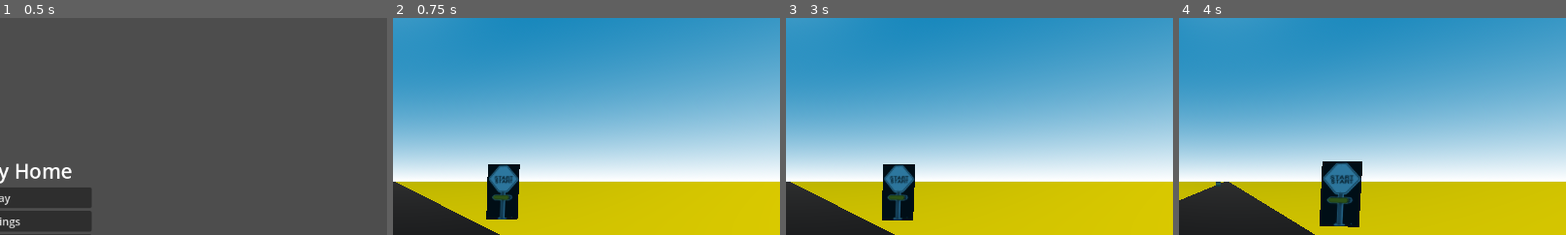
Above: before the commit, frames 1-4 (left to right).
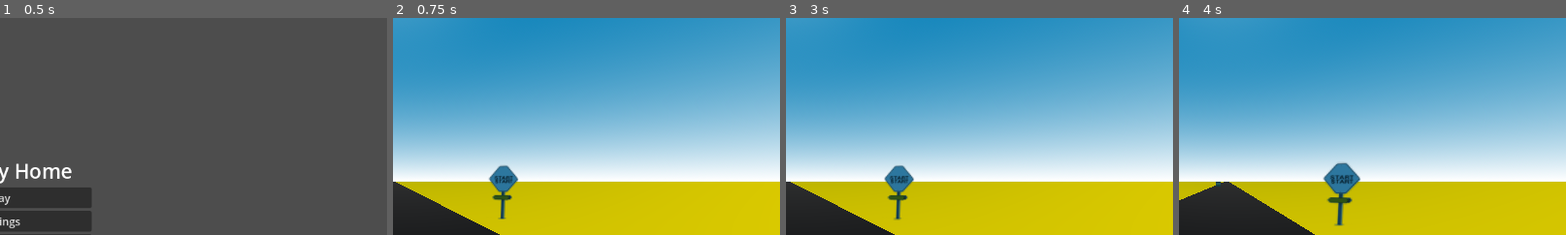
Above: after the commit, the same moments.

Repository: VHSDIR/thewayhome
Game: Godot game, scene res://scenes/menu.tscn
Same seed, same stepped clock (60 frames per second), same inputs: the game is played once before the commit and once after it.
Inputs:
- Up to frame 1 (0.5 s): no input
- Up to frame 2 (0.75 s): click "Play" at 0.5 s
- Up to frame 3 (3 s): hold D (rotate_right) 1.28-2.78 s; tap Space (horn_pressed) at 1.35, 2.1, 2.75 s; tap Enter at 2 s; hold A (rotate_left) from 2.78 s (still down); hold W (move_front) from 2.78 s (still down)
- Up to frame 4 (4 s): keep holding A (rotate_left); tap Space (horn_pressed) at 3.05, 3.6 s; release W (move_front) at 3.53 s
The pictures show only the part of the screen within x 50-100%, y 7-57%; the shares and areas given below are measured in that part.

Frame 1 is identical in both runs. In frame 2, 1.4% of the frame differs, in the area x 24-33%, y 67-93%; in frame 3, 1.5%; in frame 4, 2.1%, in the area x 36-48%, y 66-97%.

Commit message:
added bird scare mechanic

Diff:
--- /dev/null
+++ b/src/assets/birds/bird-flaying-material.tres
@@ -0,0 +1,6 @@
+[gd_resource type="StandardMaterial3D" load_steps=2 format=3 uid="uid://kd3w5vwipl63"]
+
+[ext_resource type="Texture2D" uid="uid://p0curq4pyfdn" path="res://assets/birds/bird-flaying.png" id="1_qtppa"]
+
+[resource]
+albedo_texture = ExtResource("1_qtppa")
--- /dev/null
+++ b/src/assets/birds/bird-standing-material.tres
@@ -0,0 +1,6 @@
+[gd_resource type="StandardMaterial3D" load_steps=2 format=3 uid="uid://n8qgpcsndegq"]
+
+[ext_resource type="Texture2D" uid="uid://ct87ygyxqj76s" path="res://assets/birds/bird-standing.png" id="1_13tsa"]
+
+[resource]
+albedo_texture = ExtResource("1_13tsa")
--- /dev/null
+++ b/src/assets/start-sign-material.tres
@@ -0,0 +1,8 @@
+[gd_resource type="StandardMaterial3D" load_steps=2 format=3 uid="uid://bojh8008x327y"]
+
+[ext_resource type="Texture2D" uid="uid://r5jx48b6csbm" path="res://assets/start-sign.png" id="1_1cmgj"]
+
+[resource]
+transparency = 1
+cull_mode = 2
+albedo_texture = ExtResource("1_1cmgj")
--- /dev/null
+++ b/src/scenes/bird.tscn
@@ -0,0 +1,20 @@
+[gd_scene load_steps=4 format=3 uid="uid://bkwg68qxp7w3b"]
+
+[ext_resource type="Material" uid="uid://n8qgpcsndegq" path="res://assets/birds/bird-standing-material.tres" id="1_1i6tc"]
+[ext_resource type="Material" uid="uid://kd3w5vwipl63" path="res://assets/birds/bird-flaying-material.tres" id="2_1bbo4"]
+
+[sub_resource type="QuadMesh" id="QuadMesh_thcjb"]
+
+[node name="Bird" type="Node3D"]
+
+[node name="BirdStanding" type="MeshInstance3D" parent="."]
+transform = Transform3D(-0.2, 0, -1.74846e-08, 0, 0.2, 0, 1.74846e-08, 0, -0.2, 0, 0.1, 0)
+material_override = ExtResource("1_1i6tc")
+mesh = SubResource("QuadMesh_thcjb")
+skeleton = NodePath("../..")
+
+[node name="BirdFlying" type="MeshInstance3D" parent="."]
+transform = Transform3D(-0.2, 0, -1.74846e-08, 0, 0.2, 0, 1.74846e-08, 0, -0.2, 0, 0.1, 0)
+material_override = ExtResource("2_1bbo4")
+mesh = SubResource("QuadMesh_thcjb")
+skeleton = NodePath("../..")
--- a/src/scenes/main.tscn
+++ b/src/scenes/main.tscn
@@ -7,6 +7,8 @@
 [ext_resource type="PackedScene" uid="uid://d2754k6brsb7x" path="res://scenes/terrain.tscn" id="3_x3jfn"]
 [ext_resource type="PackedScene" uid="uid://bbkg7ulps68cf" path="res://scenes/obstacleaction01.tscn" id="4_krrul"]
 [ext_resource type="PackedScene" uid="uid://ejt2iy3ndq6q" path="res://scenes/obstacleaction02.tscn" id="4_shuqu"]
+[ext_resource type="Script" path="res://scripts/birds.gd" id="7_olte6"]
+[ext_resource type="PackedScene" uid="uid://bkwg68qxp7w3b" path="res://scenes/bird.tscn" id="7_x30yd"]
 
 [sub_resource type="Shader" id="Shader_kau82"]
 code = "
@@ -108,6 +110,12 @@
 background_mode = 2
 sky = SubResource("Sky_jnnoy")
 
+[sub_resource type="BoxShape3D" id="BoxShape3D_l1w30"]
+size = Vector3(6, 5, 2)
+
+[sub_resource type="BoxShape3D" id="BoxShape3D_ic64v"]
+size = Vector3(10, 5, 1)
+
 [node name="Main" type="Node3D"]
 script = ExtResource("1_wyd1u")
 
@@ -141,7 +149,54 @@
 [node name="ObstacleAction01" parent="Randomizer" instance=ExtResource("4_shuqu")]
 transform = Transform3D(0.8, 0, 0, 0, 0.8, 0, 0, 0, 0.8, 0, 0, 9.84)
 
+[node name="ObstacleBirds" type="Node3D" parent="Randomizer"]
+
+[node name="Birds" type="MeshInstance3D" parent="Randomizer/ObstacleBirds" node_paths=PackedStringArray("birds")]
+script = ExtResource("7_olte6")
+birds = [NodePath("BirdHolder1/Bird1"), NodePath("BirdHolder2/Bird2"), NodePath("BirdHolder3/Bird3"), NodePath("BirdHolder4/Bird4"), NodePath("BirdHolder5/Bird5")]
+
+[node name="BirdHolder1" type="Node3D" parent="Randomizer/ObstacleBirds/Birds"]
+transform = Transform3D(1, 0, 0, 0, 1, 0, 0, 0, 1, -1.20343, 0, 0.662663)
+
+[node name="Bird1" parent="Randomizer/ObstacleBirds/Birds/BirdHolder1" instance=ExtResource("7_x30yd")]
+
+[node name="BirdHolder2" type="Node3D" parent="Randomizer/ObstacleBirds/Birds"]
+transform = Transform3D(1, 0, 0, 0, 1, 0, 0, 0, 1, -1.70748, 1.19209e-07, -0.913685)
+
+[node name="Bird2" parent="Randomizer/ObstacleBirds/Birds/BirdHolder2" instance=ExtResource("7_x30yd")]
+
+[node name="BirdHolder3" type="Node3D" parent="Randomizer/ObstacleBirds/Birds"]
+transform = Transform3D(1, 0, 0, 0, 1, 0, 0, 0, 1, 1.37494, 0, 0.497433)
+
+[node name="Bird3" parent="Randomizer/ObstacleBirds/Birds/BirdHolder3" instance=ExtResource("7_x30yd")]
+
+[node name="BirdHolder4" type="Node3D" parent="Randomizer/ObstacleBirds/Birds"]
+transform = Transform3D(1, 0, 0, 0, 1, 0, 0, 0, 1, 1.74225, 0, -0.367599)
+
+[node name="Bird4" parent="Randomizer/ObstacleBirds/Birds/BirdHolder4" instance=ExtResource("7_x30yd")]
+
+[node name="BirdHolder5" type="Node3D" parent="Randomizer/ObstacleBirds/Birds"]
+transform = Transform3D(1, 0, 0, 0, 1, 0, 0, 0, 1, 0.376, 0, -0.285751)
+
+[node name="Bird5" parent="Randomizer/ObstacleBirds/Birds/BirdHolder5" instance=ExtResource("7_x30yd")]
+
+[node name="CloserArea3D" type="Area3D" parent="Randomizer/ObstacleBirds/Birds"]
+
+[node name="CollisionShape3D" type="CollisionShape3D" parent="Randomizer/ObstacleBirds/Birds/CloserArea3D"]
+transform = Transform3D(1, 0, 0, 0, 1, 0, 0, 0, 1, 0, 1, 0)
+shape = SubResource("BoxShape3D_l1w30")
+
+[node name="FarArea3D" type="Area3D" parent="Randomizer/ObstacleBirds/Birds"]
+transform = Transform3D(1, 0, 0, 0, 1, 0, 0, 0, 1, 0, 0, -15)
+
+[node name="CollisionShape3D" type="CollisionShape3D" parent="Randomizer/ObstacleBirds/Birds/FarArea3D"]
+shape = SubResource("BoxShape3D_ic64v")
+
 [node name="Player" parent="." instance=ExtResource("2_4guff")]
 transform = Transform3D(1, 0, 0, 0, 1, 0, 0, 0, 1, 0, 1.25, 0)
 
+[connection signal="custom_player_run_over_birds" from="Randomizer/ObstacleBirds/Birds" to="." method="_on_birds_custom_player_run_over_birds"]
+[connection signal="body_entered" from="Randomizer/ObstacleBirds/Birds/CloserArea3D" to="Randomizer/ObstacleBirds/Birds" method="_on_closer_area_3d_body_entered"]
+[connection signal="body_entered" from="Randomizer/ObstacleBirds/Birds/FarArea3D" to="Randomizer/ObstacleBirds/Birds" method="_on_far_area_3d_body_entered"]
+[connection signal="custom_player_horn" from="Player" to="." method="_on_player_custom_player_horn"]
 [connection signal="custom_position_reseted" from="Player" to="." method="_on_player_custom_position_reseted"]
--- a/src/scenes/start_sign.tscn
+++ b/src/scenes/start_sign.tscn
@@ -1,22 +1,15 @@
-[gd_scene load_steps=4 format=3 uid="uid://b83dcv6fewvk8"]
+[gd_scene load_steps=3 format=3 uid="uid://b83dcv6fewvk8"]
 
-[ext_resource type="Texture2D" uid="uid://r5jx48b6csbm" path="res://assets/start-sign.png" id="1_60jf3"]
-
-[sub_resource type="StandardMaterial3D" id="StandardMaterial3D_xcgs8"]
-albedo_texture = ExtResource("1_60jf3")
+[ext_resource type="Material" uid="uid://bojh8008x327y" path="res://assets/start-sign-material.tres" id="1_y7ona"]
 
 [sub_resource type="QuadMesh" id="QuadMesh_qlryk"]
 
 [node name="StartSign" type="Node3D"]
 transform = Transform3D(1, 0, 0, 0, 1.75873, 0, 0, 0, 1, 0, 0, 0)
 
-[node name="MeshInstance3D" type="MeshInstance3D" parent="."]
+[node name="MeshInstance3D2" type="MeshInstance3D" parent="."]
 transform = Transform3D(-1, 0, -8.74228e-08, 0, 1, 0, 8.74228e-08, 0, -1, 0, 0.5, 0)
-material_override = SubResource("StandardMaterial3D_xcgs8")
+material_override = ExtResource("1_y7ona")
+ignore_occlusion_culling = true
 mesh = SubResource("QuadMesh_qlryk")
-
-[node name="MeshInstance3D2" type="MeshInstance3D" parent="."]
-transform = Transform3D(1, 0, 1.74846e-07, 0, 1, 0, -1.74846e-07, 0, 1, 0, 0.5, 0)
-material_override = SubResource("StandardMaterial3D_xcgs8")
-mesh = SubResource("QuadMesh_qlryk")
-skeleton = NodePath("../MeshInstance3D")
+skeleton = NodePath("")
--- /dev/null
+++ b/src/scripts/birds.gd
@@ -0,0 +1,47 @@
+extends Node
+
+var helpers = preload("res://scripts/helpers.gd")
+
+signal custom_player_run_over_birds;
+
+@export var birds: Array[Node3D] = []
+
+var areBirdsOnScaredAway = false;
+var birdsDirections: Array[float]
+var hasPlayerInRange = false;
+# Called when the node enters the scene tree for the first time.
+func _ready():
+	for i in range(birds.size()):
+		birdsDirections.append(0);
+
+func _process(delta):
+	if areBirdsOnScaredAway:
+		for i in range(birds.size()):
+			var bird = birds[i]
+			bird.position = Vector3(
+				bird.position.x + birdsDirections[i] * delta,
+				bird.position.y + delta,
+				bird.position.z
+			)
+
+func scare_birds_if_player_is_close_enought():
+	if hasPlayerInRange:
+		areBirdsOnScaredAway = true;
+
+func resetAfterLevelReset():
+	for bird in birds:
+		if bird:
+			bird.position = Vector3.ZERO;
+	for i in range(birds.size()):
+		birdsDirections[i] = helpers.random_range(1);
+	areBirdsOnScaredAway = false;
+	hasPlayerInRange = false;
+
+func _on_closer_area_3d_body_entered(body):
+	var isItPlayer = body.name == "Player"
+	if isItPlayer && !areBirdsOnScaredAway:
+		custom_player_run_over_birds.emit()
+func _on_far_area_3d_body_entered(body):
+	var isItPlayer = body.name == "Player"
+	if isItPlayer:
+		hasPlayerInRange = true;
--- a/src/scripts/level.gd
+++ b/src/scripts/level.gd
@@ -20,5 +20,13 @@
 		$Randomizer/ObstaclesHolder/Obstacle02.position.x = helpers.random_range(OBSTALES_RANGE)
 	elif picked_obstacle == 2:
 		$Randomizer/ObstacleAction01.position.x = helpers.random_range(OBSTALES_RANGE)
+	elif picked_obstacle == 3:
+		$Randomizer/ObstacleBirds/Birds.resetAfterLevelReset()
 	for i in range(NUM_OF_OBSTACLES):
 		OBSTACLES[i].scale = Vector3.ONE if i == picked_obstacle else Vector3.ZERO
+
+func _on_player_custom_player_horn():
+	$Randomizer/ObstacleBirds/Birds.scare_birds_if_player_is_close_enought()
+
+func _on_birds_custom_player_run_over_birds():
+	print(">>", "game over", "player run over birds")
--- a/src/scripts/player.gd
+++ b/src/scripts/player.gd
@@ -12,6 +12,7 @@
 var PREVIOUS_POSITION: Vector3
 var points = 0
 signal custom_position_reseted
+signal custom_player_horn
 @export var camera_node: Node3D
 @export var horn_player: AudioStreamPlayer
 func _ready():
@@ -50,6 +51,7 @@
 		toggle_pause_menu()
 	if Input.is_action_just_pressed("horn_pressed"):
 		$HornPlayer.play()
+		custom_player_horn.emit()
 func _physics_process(delta):
 	if PREVIOUS_POSITION == null:
 		PREVIOUS_POSITION = global_position
Binary file added: src/assets/birds/bird-flaying.png
Not shown, added: src/assets/birds/bird-flaying.png.import
Binary file added: src/assets/birds/bird-standing.png
Not shown, added: src/assets/birds/bird-standing.png.import
Not shown: 1 places in src/scenes/main.tscn that only renumber resources
Not shown, added: .gitattributes
